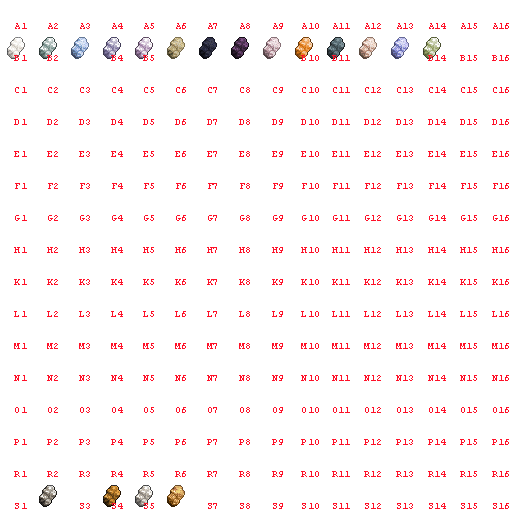
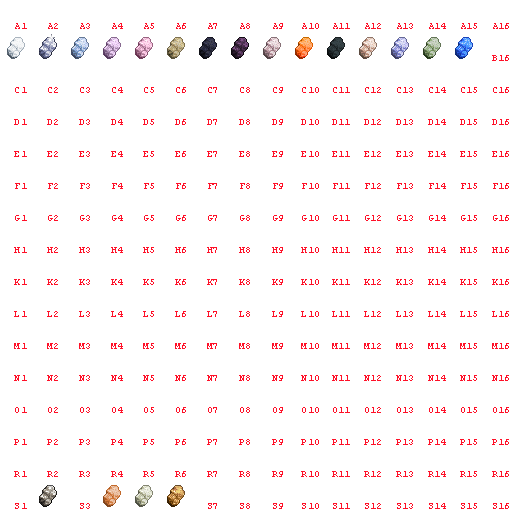
Layered file, before and after one edit (512×512). Changes by layer:
added layer "Layer 16" above "Layer 5" over [7,34,57,59]
added layer "Layer 15" above "Layer 19" over [103,37,344,59]
added layer "Layer 19" above "Layer 18" over [455,37,473,59]
added layer "Layer 18" above "Layer 17" over [295,37,313,59]
added layer "Layer 17" above "Layer 22" over [295,37,313,59]
added layer "Layer 22" above "Layer 20" over [103,485,153,507]
added layer "Layer 20" above "num" over [423,37,441,59]
painted on "num" over [14,55,477,509]
